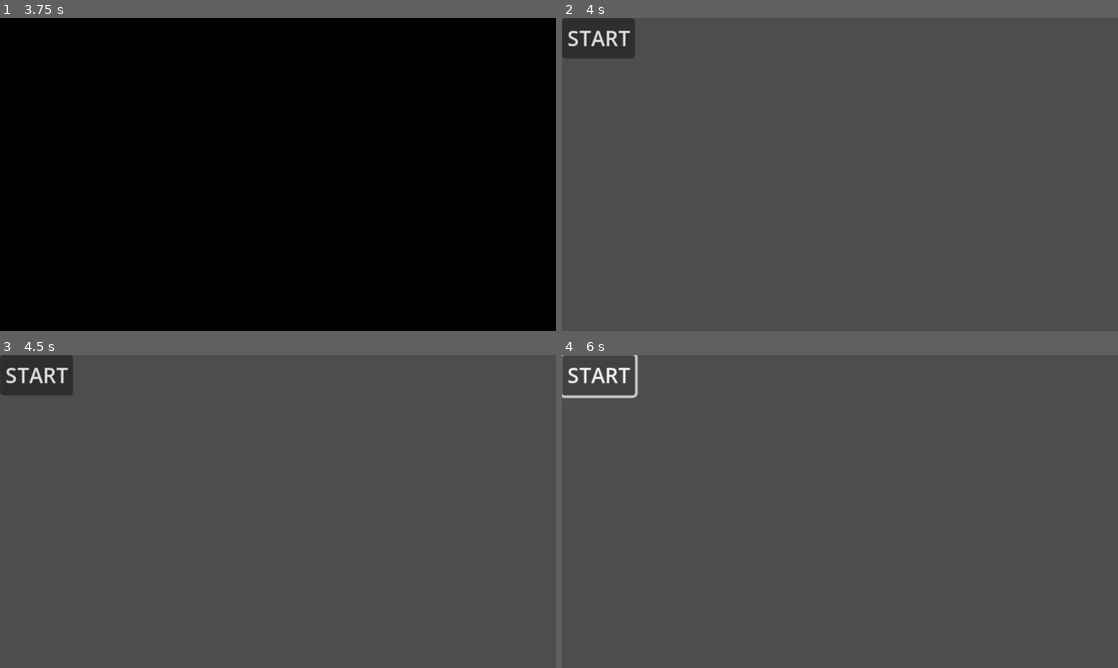
Above: before the commit, frames 1-4 (two rows, left to right).
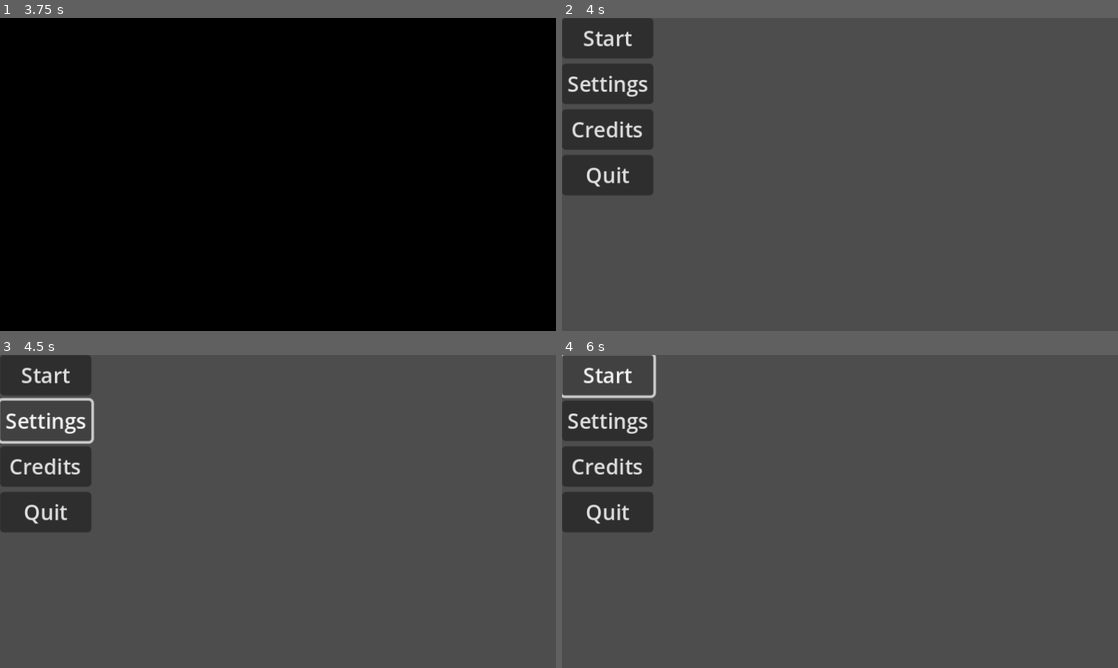
Above: after the commit, the same moments.

Repository: ACristoff/godot-library
Game: Godot game, scene res://Game/Lib/Game_Manager/game_manager.tscn
Same seed, same stepped clock (60 frames per second), same inputs: the game is played once before the commit and once after it. Sound files missing from this copy of the repository are replaced by a short silence.
Inputs (mouse positions are in pixels of both pictures, inside the frame that each line leads up to):
- Up to frame 1 (3.75 s): tap Enter at 1.25, 3.5 s; tap Space at 2 s
- Up to frame 2 (4 s): no input
- Up to frame 3 (4.5 s): click (44, 420) at 4.25 s, where only the run after the commit has a clickable "Settings"
- Up to frame 4 (6 s): click (606, 467) at 5 s, where only the run after the commit has a clickable "Credits"; click (600, 373) at 5.75 s, where only the run before the commit has a clickable "START"

Frame 1 is identical in both runs. In frame 2, 6.7% of the frame differs, in the area x 0-17%, y 0-57%; in frame 3, 5.5%; in frame 4, 6.5%.

Commit message:
main menu planning

Diff:
--- a/Game/Lib/Game_Manager/game_manager.gd
+++ b/Game/Lib/Game_Manager/game_manager.gd
@@ -28,7 +28,7 @@
 	SignalBus.game_state_changed.connect(change_scene.bind())
 
 func change_scene(new_state: String):
-	print('scene changed', Menu_Scenes[new_state])
+	if debug_mode:
+		print('scene changed', Menu_Scenes[new_state])
 	var new_scene = Menu_Scenes[new_state].instantiate()
 	menu_ui.add_child(new_scene)
-	#print(new_scene)
--- /dev/null
+++ b/Game/UI/Main_Menu/main_menu.gd
@@ -0,0 +1,11 @@
+extends Control
+
+
+# Called when the node enters the scene tree for the first time.
+func _ready():
+	pass # Replace with function body.
+
+
+# Called every frame. 'delta' is the elapsed time since the previous frame.
+func _process(delta):
+	pass
--- a/Game/UI/Main_Menu/main_menu.tscn
+++ b/Game/UI/Main_Menu/main_menu.tscn
@@ -8,8 +8,25 @@
 grow_horizontal = 2
 grow_vertical = 2
 
-[node name="Button" type="Button" parent="."]
+[node name="VBoxContainer" type="VBoxContainer" parent="."]
 layout_mode = 0
-offset_right = 8.0
-offset_bottom = 8.0
-text = "START"
+offset_right = 40.0
+offset_bottom = 40.0
+
+[node name="Start" type="Button" parent="VBoxContainer"]
+layout_mode = 2
+text = "Start
+"
+
+[node name="Settings" type="Button" parent="VBoxContainer"]
+layout_mode = 2
+text = "Settings"
+
+[node name="Credits" type="Button" parent="VBoxContainer"]
+layout_mode = 2
+text = "Credits
+"
+
+[node name="Quit" type="Button" parent="VBoxContainer"]
+layout_mode = 2
+text = "Quit"
